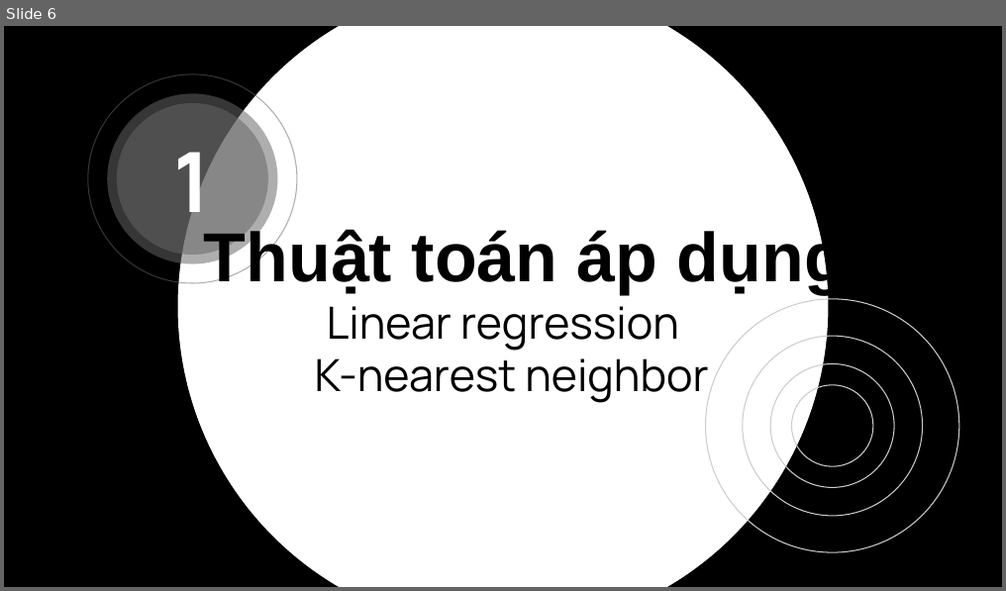
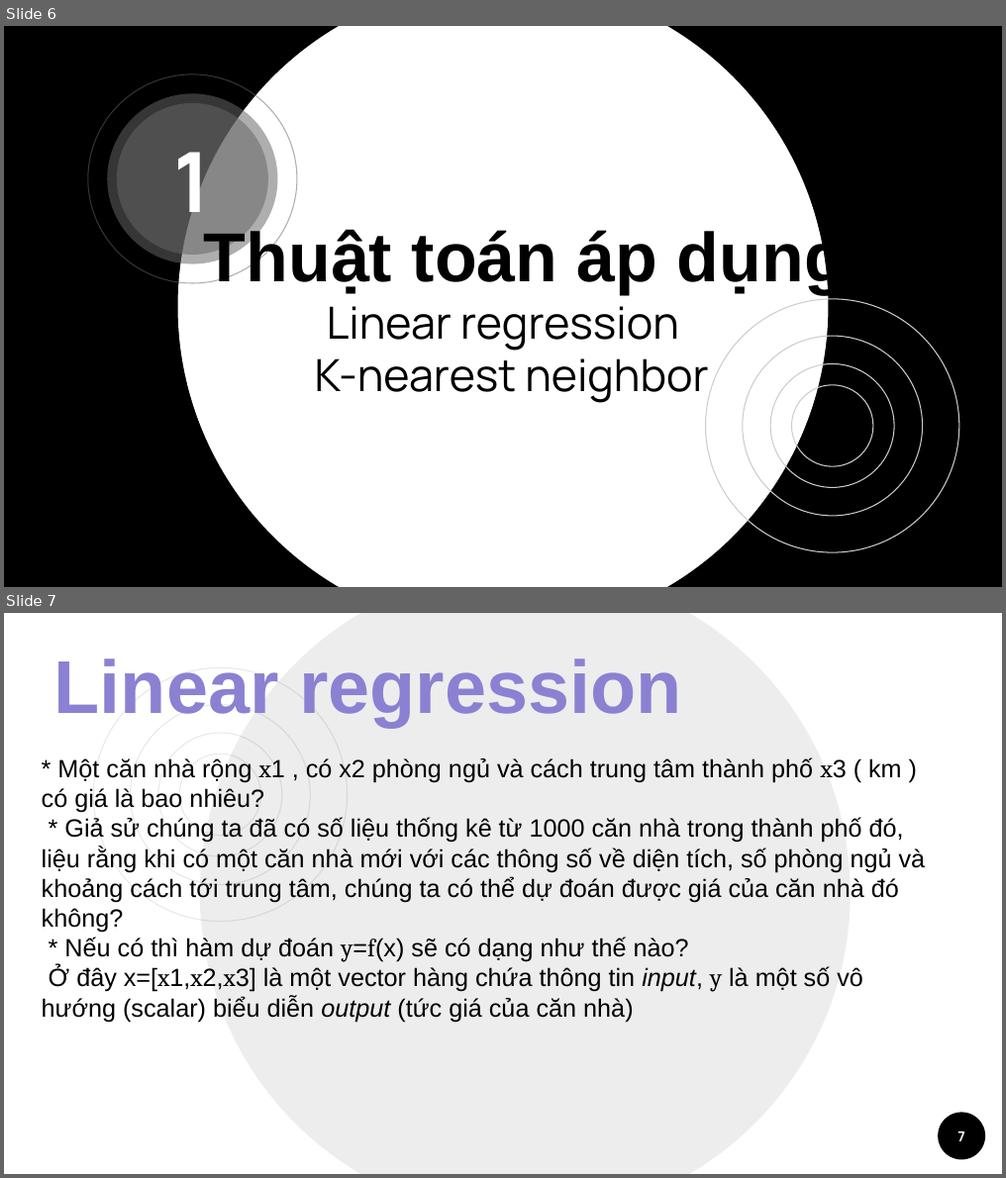
Before and after one commit to 15110141/Machine-Learning, a slide deck: MALE_GROUP_6_FINAL/ML_SLIDE.pptx. Shown one above the other, each under a label of ours: slide 6 before the commit, slides 6 and 7 after it. The pictures are 1006x591 and 1006x1178 pixels, drawn with LibreOffice and Linux fonts; fonts in the diff are those of the drawing. Boxes give left, top, right and bottom in pixels: in the first picture for what was removed or moved away, otherwise in the second. Text is boxed around its words. In the diff, an @@ line names an element or a change of style, - is before the commit and + after.

```diff
--- a/MALE_GROUP_6_FINAL/ML_SLIDE.pptx
+++ b/MALE_GROUP_6_FINAL/ML_SLIDE.pptx
@@ slide 7 added at (4,613,1002,1174), background #FFFFFF @@
@@ ellipse added at (200,613,850,1174), fill #000000 at 7% opacity @@
@@ text added at (54,659,681,727), 54 pt, text gradient #372D7D to #8B81D2 to #B9B3E4, bold @@
+Linear regression
@@ text added at (42,758,926,1022), 18 pt, text #000000 @@
+* Một căn nhà rộng x1 , có x2 phòng ngủ và cách trung tâm thành phố x3 ( km ) có giá là bao nhiêu?
+* Giả sử chúng ta đã có số liệu thống kê từ 1000 căn nhà trong thành phố đó, liệu rằng khi có một căn nhà mới với các thông số về diện tích, số phòng ngủ và khoảng cách tới trung tâm, chúng ta có thể dự đoán được giá của căn nhà đó không?
+* Nếu có thì hàm dự đoán y=f(x) sẽ có dạng như thế nào?
+Ở đây x=[x1,x2,x3] là một vector hàng chứa thông tin input, y là một số vô hướng (scalar) biểu diễn output (tức giá của căn nhà)
@@ group added at (94,667,348,921): 4 ellipses @@
@@ ellipse added at (938,1112,986,1159), fill #000000 @@
@@ page number added at (957,1132,964,1142), 10 pt, text #FFFFFF, bold @@
+7
```
Also in this commit, not shown: 2 slides changed, 2 other slides added, 3 other files.
